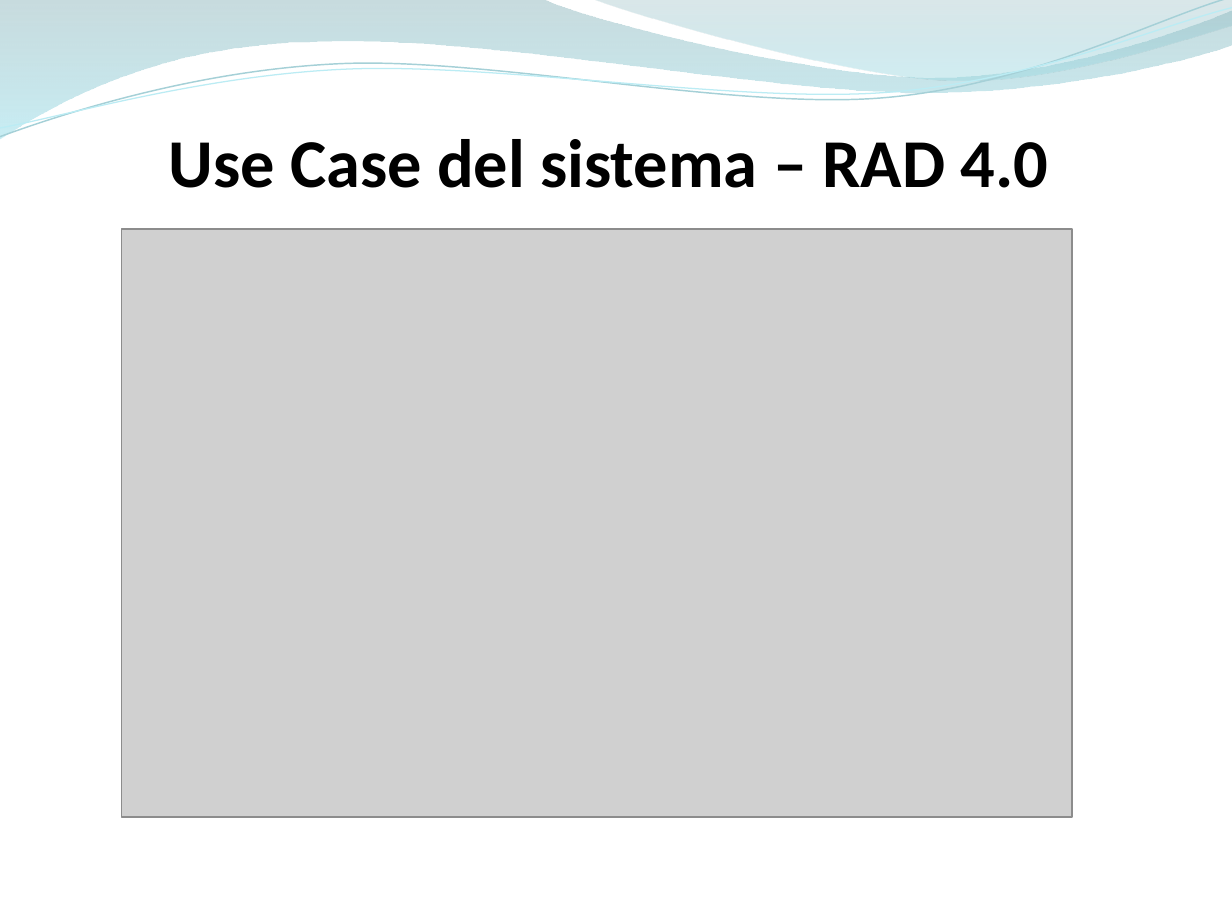
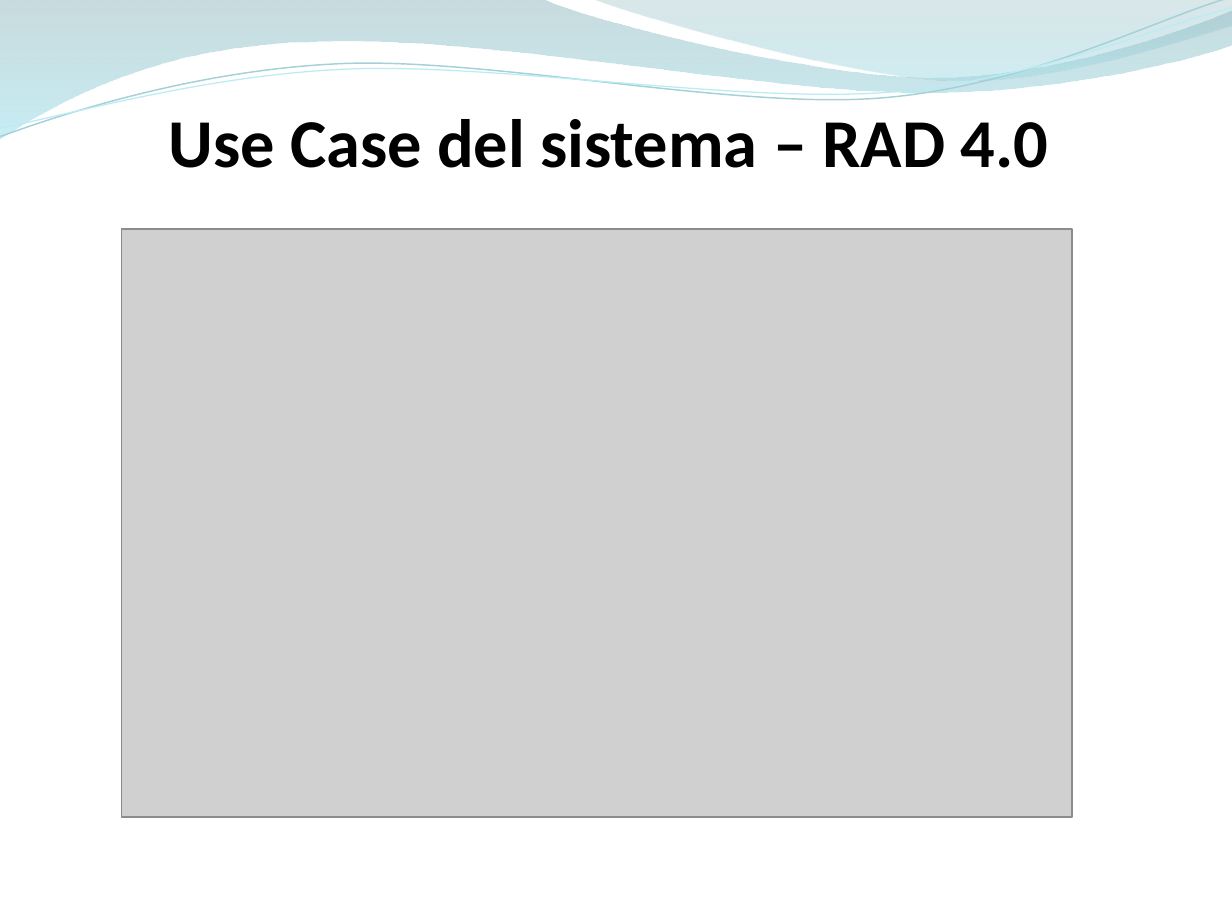
Before and after one commit to ammirate/at-silo, a slide deck: slide 29 of Presentazione/Atsilo2/Atsilo_M_PresentazioneFinale.pptx. Drawn at 1232x924 pixels with LibreOffice and Linux fonts; fonts in the diff are those of the drawing; grey boxes stand for pictures. Boxes give left, top, right and bottom in pixels: in the first picture for what was removed or moved away, otherwise in the second. Text is boxed around its words. In the diff, an @@ line names an element or a change of style, - is before the commit and + after.

```diff
--- a/Presentazione/Atsilo2/Atsilo_M_PresentazioneFinale.pptx
+++ b/Presentazione/Atsilo2/Atsilo_M_PresentazioneFinale.pptx
@@ text "Use Case del sistema – ...": place and size @@
-text "Use Case del sistema – ..." at bbox=[168, 139, 1048, 188]
+text "Use Case del sistema – ..." at bbox=[168, 119, 1048, 168]
```
Also in this commit, not shown: 6 other slides changed, 9 slides added, 1 slide removed.
